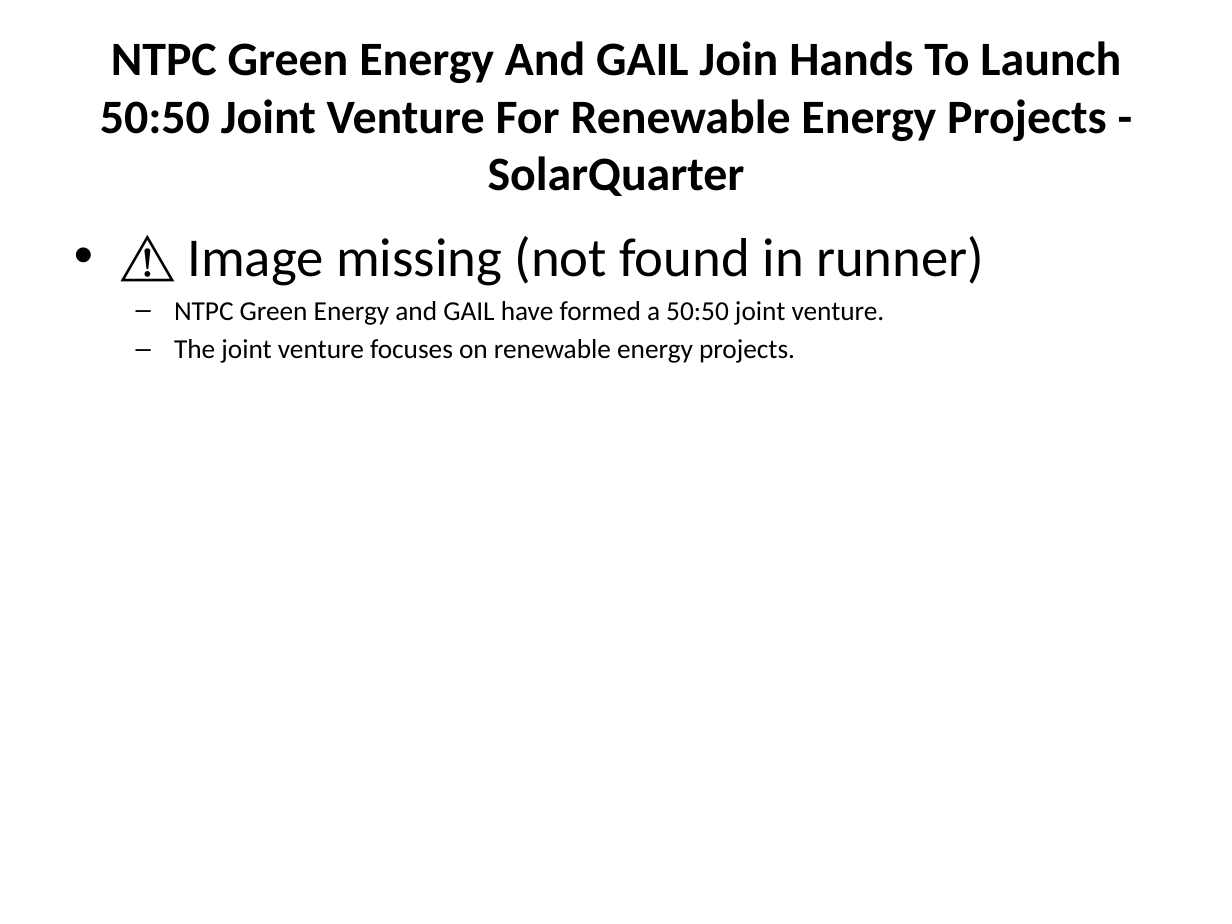
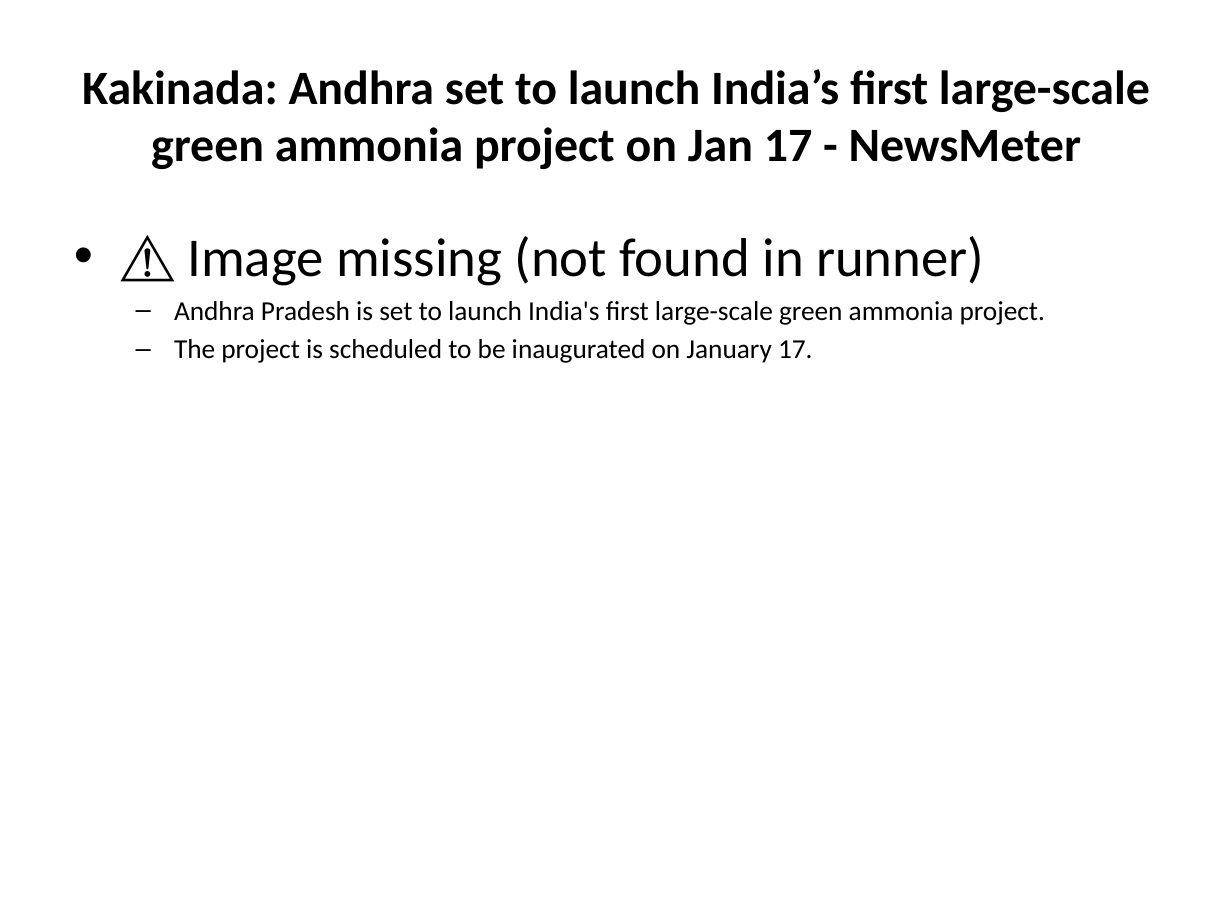
Before and after one commit to gauravsiemens1988/Linkedin-AI-Agent_Personal, a slide deck: slide 1 of drafts/linkedin_carousel.pptx. Drawn at 1232x924 pixels with LibreOffice and Linux fonts; fonts in the diff are those of the drawing. Boxes give left, top, right and bottom in pixels: in the first picture for what was removed or moved away, otherwise in the second. Text is boxed around its words. In the diff, an @@ line names an element or a change of style, - is before the commit and + after.

```diff
--- a/drafts/linkedin_carousel.pptx
+++ b/drafts/linkedin_carousel.pptx
@@ title at <box>82,69,1150,169</box>: text changed @@
-NTPC Green Energy And GAIL Join Hands To Launch 50:50 Joint Venture For Renewable Energy Projects - SolarQuarter
+Kakinada: Andhra set to launch India’s first large-scale green ammonia project on Jan 17 - NewsMeter
@@ text at <box>174,301,1045,363</box>: text changed @@
-  – NTPC Green Energy and GAIL have formed a 50:50 joint venture.
-  – The joint venture focuses on renewable energy projects.
+  – Andhra Pradesh is set to launch India's first large-scale green ammonia project.
+  – The project is scheduled to be inaugurated on January 17.
```
Also in this commit, not shown: 5 other slides changed, 1 other file.
